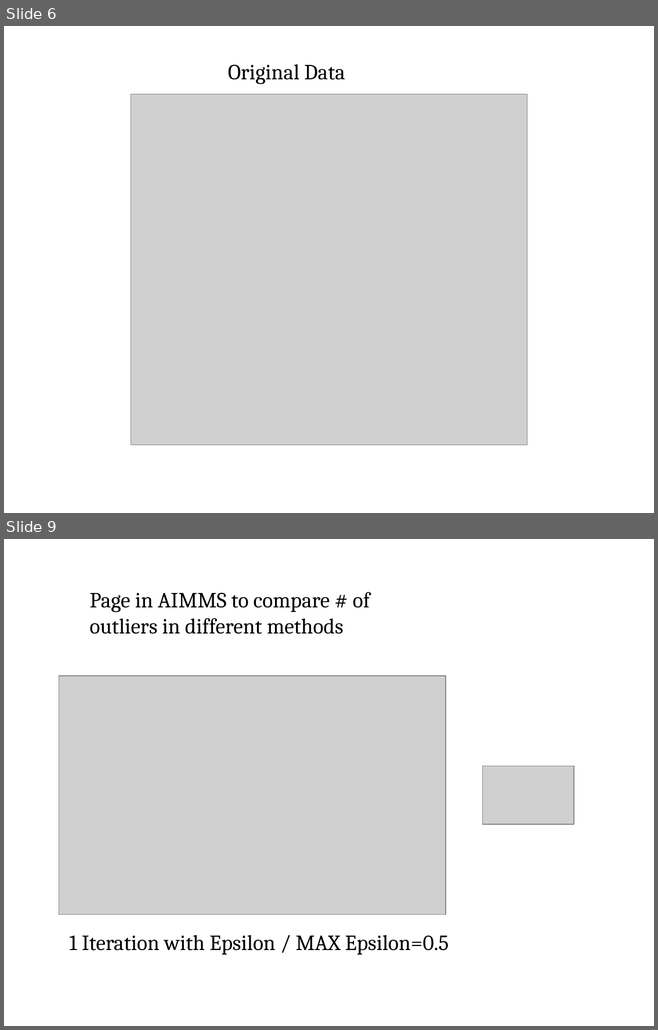
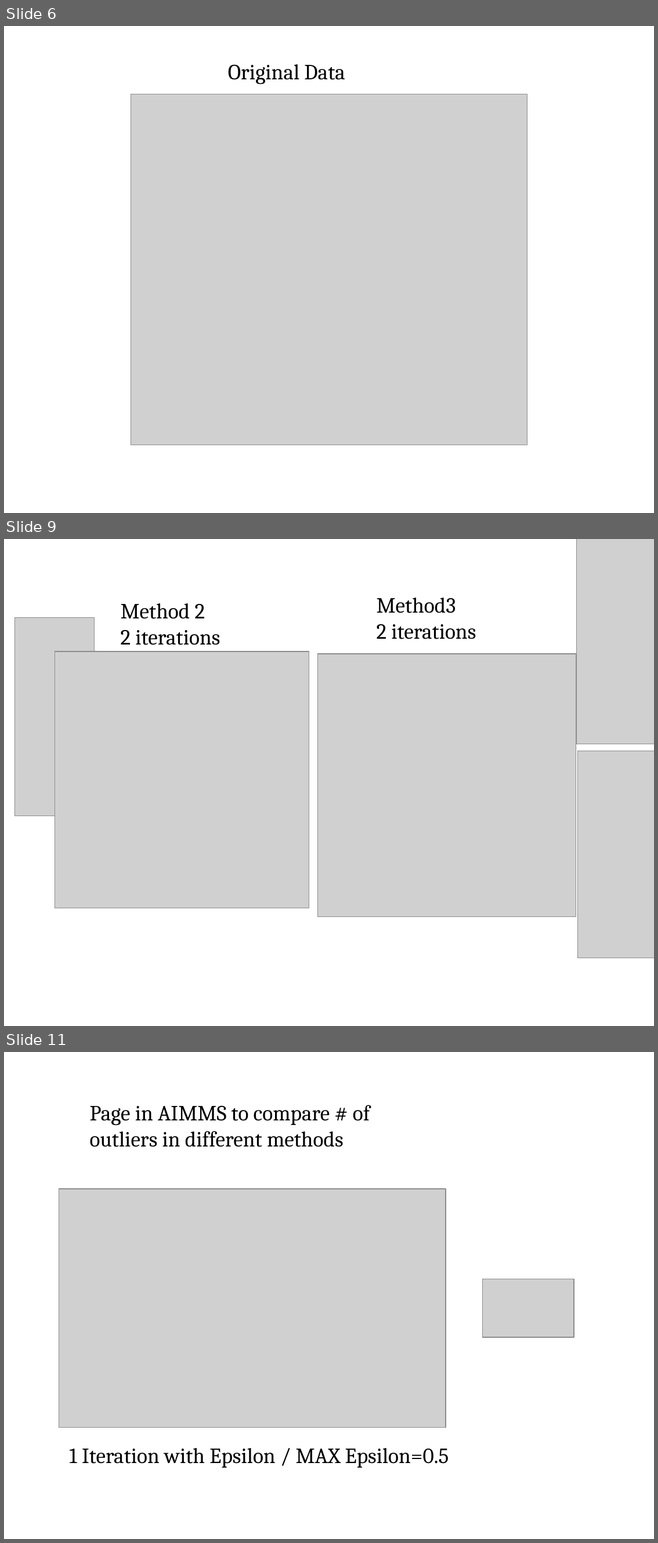
Before and after one commit to Hellozepp117/bolun117, a slide deck: papers/report 12 12.pptx. Shown one above the other, each under a label of ours: slides 6 and 9 before the commit, slides 6, 9 and 11 after it; the slides between them are not shown. The pictures are 658x1030 and 658x1543 pixels, drawn with LibreOffice and Linux fonts; fonts in the diff are those of the drawing; grey boxes stand for pictures; background and template pictures are left out. Boxes give left, top, right and bottom in pixels: in the first picture for what was removed or moved away, otherwise in the second. Text is boxed around its words. In the diff, an @@ line names an element or a change of style, - is before the commit and + after.

```diff
--- a/papers/report 12 12.pptx
+++ b/papers/report 12 12.pptx
@@ slide 9 added at <box>4,539,654,1026</box>, background picture (left out) @@
@@ picture added at <box>576,539,654,744</box> @@
@@ text added at <box>121,603,220,645</box>, 24 pt, text #000000 @@
+Method 2
+2 iterations
@@ text added at <box>376,598,476,639</box>, 24 pt, text #000000 @@
+Method3
+2 iterations
@@ picture added at <box>15,618,94,816</box> @@
@@ picture added at <box>54,652,308,908</box> @@
@@ picture added at <box>317,654,576,917</box> @@
@@ picture added at <box>578,751,654,959</box> @@
@@ what was slide 9 is now slide 11 @@
```
Also in this commit, not shown: 2 slides changed, 1 other slide added, 4 other files.
